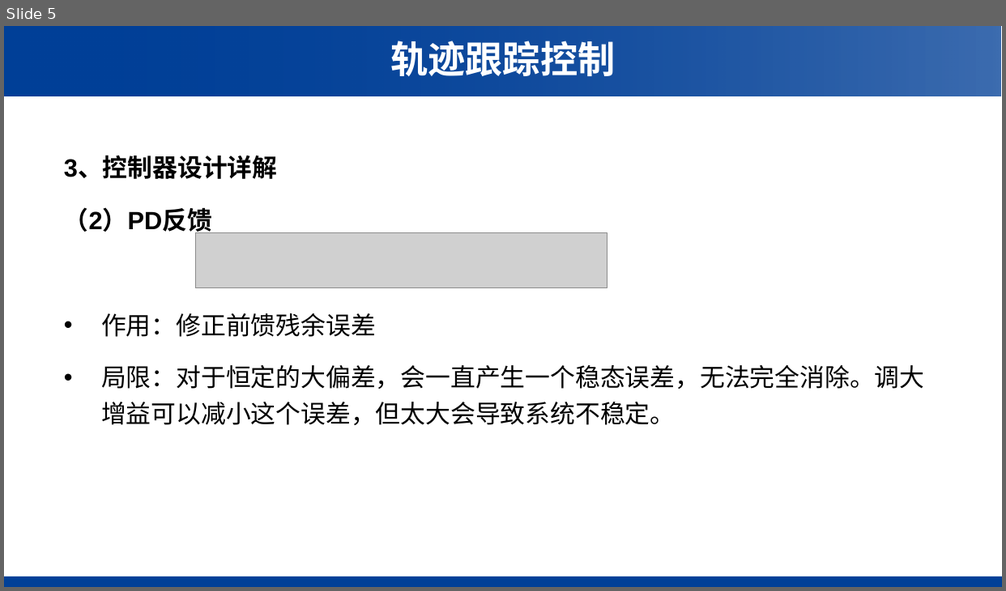
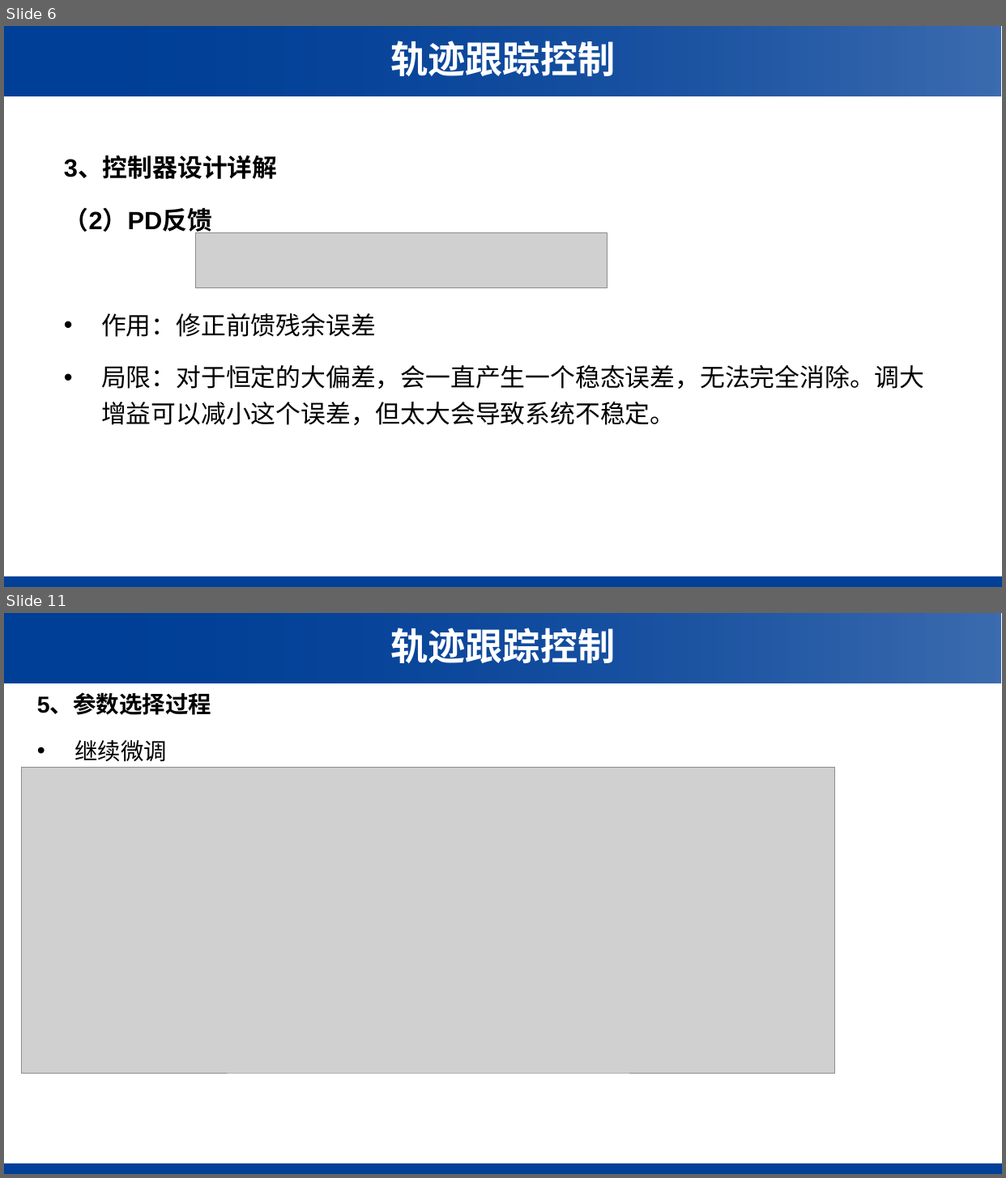
Before and after one commit to kuixuanji/NumericalAnalysis, a slide deck: 参数不准动力学建模.pptx. Shown one above the other, each under a label of ours: slide 5 before the commit, slides 6 and 11 after it; the slides between them are not shown. The pictures are 1006x591 and 1006x1178 pixels, drawn with LibreOffice and Linux fonts; fonts in the diff are those of the drawing; grey boxes stand for pictures; background and template pictures are left out. Boxes give left, top, right and bottom in pixels: in the first picture for what was removed or moved away, otherwise in the second. Text is boxed around its words. In the diff, an @@ line names an element or a change of style, - is before the commit and + after.

Commit message:
参数不准代码与ppt更新

```diff
--- a/参数不准动力学建模.pptx
+++ b/参数不准动力学建模.pptx
@@ slide 11 added at <box>4,613,1002,1174</box>, background #FFFFFF; not listed: 3 template elements that a slide beside it also shows @@
@@ text added at <box>390,628,615,663</box>, 36 pt, text #FFFFFF, bold @@
+轨迹跟踪控制
@@ text added at <box>37,694,211,762</box>, 22.2 pt, text #000000, bold @@
+5、参数选择过程
+• 继续微调
@@ picture added at <box>21,767,835,1073</box> @@
@@ what was slide 5 is now slide 6 @@
```
Also in this commit, not shown: 3 slides changed, 6 other slides added, 2 other files.
